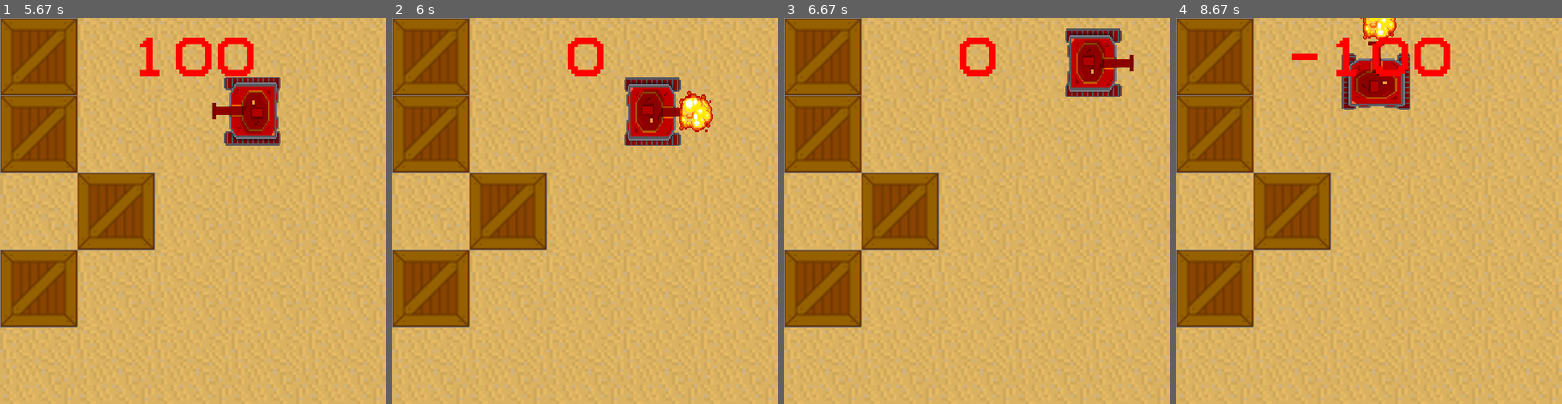
Above: before the commit, frames 1-4 (left to right).
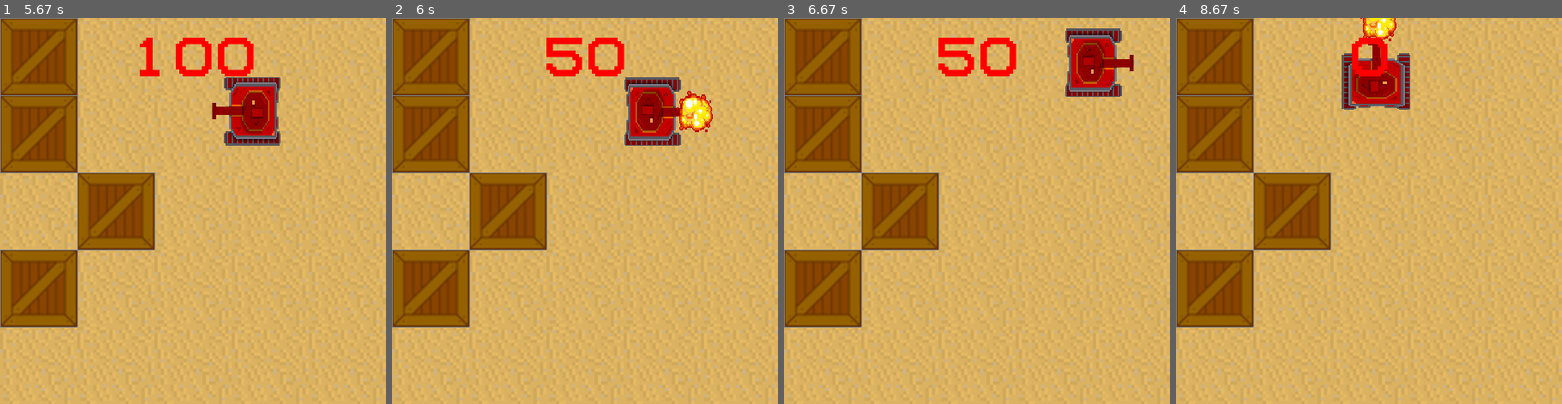
Above: after the commit, the same moments.

Repository: Artem468/pygame_project
Game: pygame game, started from main.py
Same seed, same stepped clock (60 frames per second), same inputs: the game is played once before the commit and once after it.
Inputs:
- Up to frame 1 (5.67 s): click "Play" at 0.88 s; hold Up 1.17-1.63 s; hold Right 1.67-2.13 s; hold D 1.67-2.13 s; hold Left 2.17-2.7 s; hold A 2.17-2.7 s; hold Down 2.73-3.03 s; hold S 2.73-3.03 s; hold Left 3.07-3.47 s; hold A 3.07-3.47 s; tap Right Shift at 3.5, 4.38 s; hold Up 3.83-4.2 s; hold W 3.83-4.2 s; hold Right 4.23-4.87 s; hold D 4.23-4.87 s; hold Down 4.9-5.27 s; hold S 4.9-5.27 s; hold Left from 5.3 s (still down); hold A from 5.3 s (still down)
- Up to frame 2 (6 s): release Left at 5.77 s; release A at 5.77 s; hold Right from 5.8 s (still down); hold D from 5.8 s (still down); tap Right Shift at 5.95 s
- Up to frame 3 (6.67 s): release Right at 6.27 s; release D at 6.27 s; hold Up 6.3-6.6 s; hold W 6.3-6.6 s; hold Right from 6.63 s (still down); hold D from 6.63 s (still down)
- Up to frame 4 (8.67 s): release Right at 7.1 s; release D at 7.1 s; hold Left 7.13-7.67 s; hold A 7.13-7.67 s; tap Right Shift at 7.28, 8.62 s; hold Down 7.7-8 s; hold S 7.7-8 s; hold Left 8.03-8.43 s; hold A 8.03-8.43 s; hold Up from 8.47 s (still down); hold W from 8.47 s (still down)
The pictures show only the part of the screen within x 50-100%, y 0-50%; the shares and areas given below are measured in that part.

Frame 1 is identical in both runs. In frame 2, 1.2% of the frame differs, in the area x 40-61%, y 5-16%; in frame 3, 1.2%; in frame 4, 1.7%, in the area x 30-72%, y 5-16%.

Commit message:
Add files via upload

Diff:
--- a/main.py
+++ b/main.py
@@ -448,11 +448,12 @@
                                         self.flag = True
                                         if self.direction == 'up' or self.direction == 'down':
                                             cells = round(abs(self.y1 - self.rect.y) / 90)
-                                            print(cells)
                                         else:
                                             cells = round(abs(self.x1 - self.rect.x) / 90)
-                                            print(cells)
+                                        hit_random = random.choice([0, 50, 100])
+                                        print(hit_random)
                                         hit_hp = 100 - cells * 10
+                                        hit_hp = hit_random * hit_hp // 100
                                         global second_hp
                                         second_hp -= hit_hp
                                         if self.direction == 'left':
@@ -474,11 +475,12 @@
                                     self.flag = True
                                     if self.direction == 'up' or self.direction == 'down':
                                         cells = round(abs(self.y1 - self.rect.y) / 90)
-                                        print(cells)
                                     else:
                                         cells = round(abs(self.x1 - self.rect.x) / 90)
-                                        print(cells)
+                                    hit_random = random.choice([0, 50, 100])
+                                    print(hit_random)
                                     hit_hp = 100 - cells * 10
+                                    hit_hp = hit_random * hit_hp // 100
                                     global first_hp
                                     first_hp -= hit_hp
                                     if self.direction == 'left':
